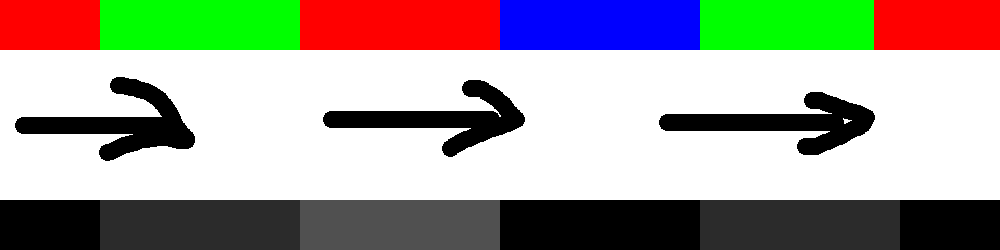
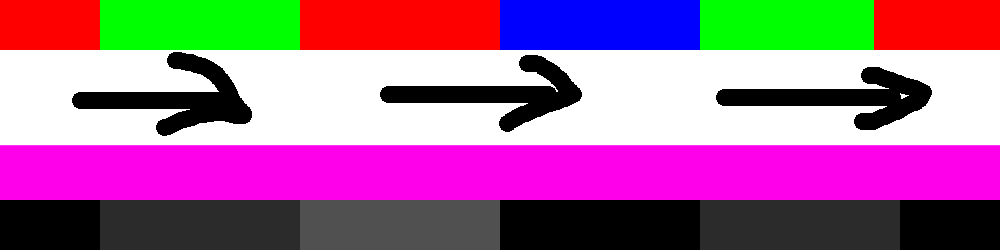
Revision of a layered (1000, 250) image; what changed, layer by layer:
added layer "Shape 1" above "Layer 0" over left=0, top=145, right=1000, bottom=200
painted on "Layer 0" over left=15, top=52, right=932, bottom=161
